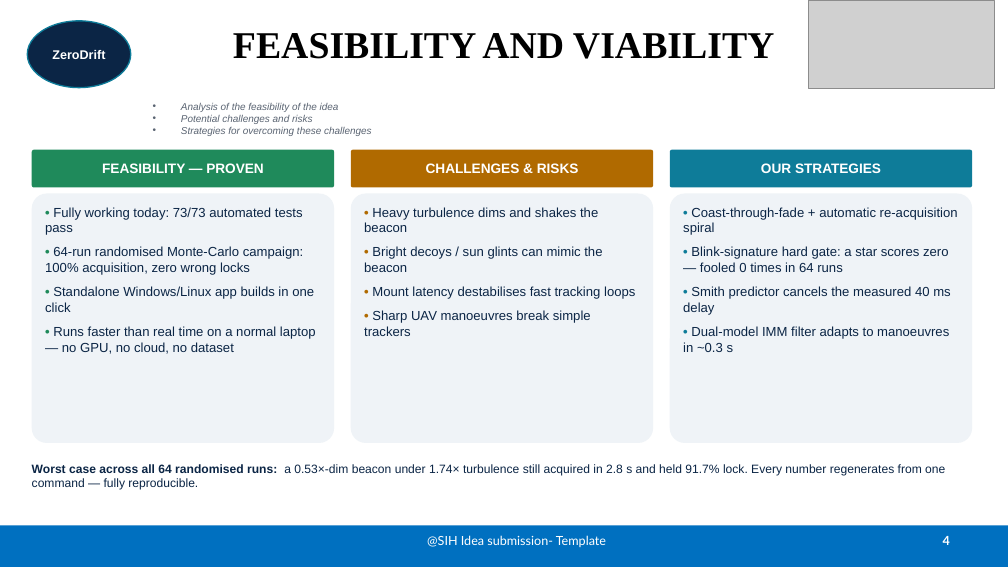
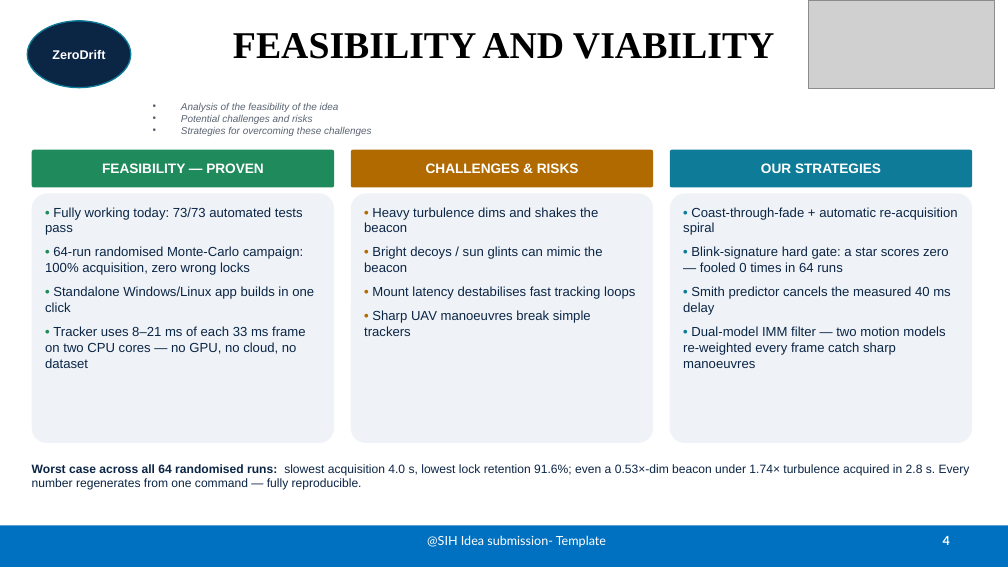
Before and after one commit to pranshukesavmishra/SIH2026, a slide deck: slide 4 of docs/submission/ZeroDrift_SIH26169.pptx. Drawn at 1008x567 pixels with LibreOffice and Linux fonts; fonts in the diff are those of the drawing; grey boxes stand for pictures. Boxes give left, top, right and bottom in pixels: in the first picture for what was removed or moved away, otherwise in the second. Text is boxed around its words. In the diff, an @@ line names an element or a change of style, - is before the commit and + after.

```diff
--- a/docs/submission/ZeroDrift_SIH26169.pptx
+++ b/docs/submission/ZeroDrift_SIH26169.pptx
@@ text in rounded rectangle at [45,326,305,368]: text changed @@
-• Runs faster than real time on a normal laptop — no GPU, no cloud, no dataset
+• Tracker uses 8–21 ms of each 33 ms frame on two CPU cores — no GPU, no cloud, no dataset
@@ text in rounded rectangle at [683,326,945,368]: text changed @@
-• Dual-model IMM filter adapts to manoeuvres in ~0.3 s
+• Dual-model IMM filter — two motion models re-weighted every frame catch sharp manoeuvres
@@ text at [32,463,970,490]: text changed @@
-Worst case across all 64 randomised runs: a 0.53×-dim beacon under 1.74× turbulence still acquired in 2.8 s and held 91.7% lock. Every number regenerates from one command — fully reproducible.
+Worst case across all 64 randomised runs: slowest acquisition 4.0 s, lowest lock retention 91.6%; even a 0.53×-dim beacon under 1.74× turbulence acquired in 2.8 s. Every number regenerates from one command — fully reproducible.
```
Also in this commit, not shown: 3 other slides changed, 2 other files.
